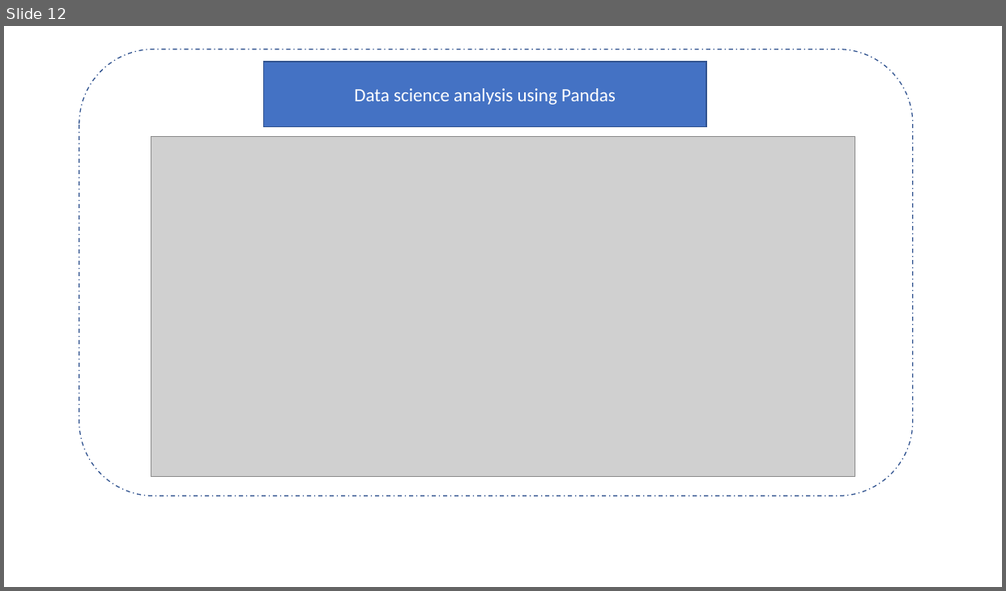
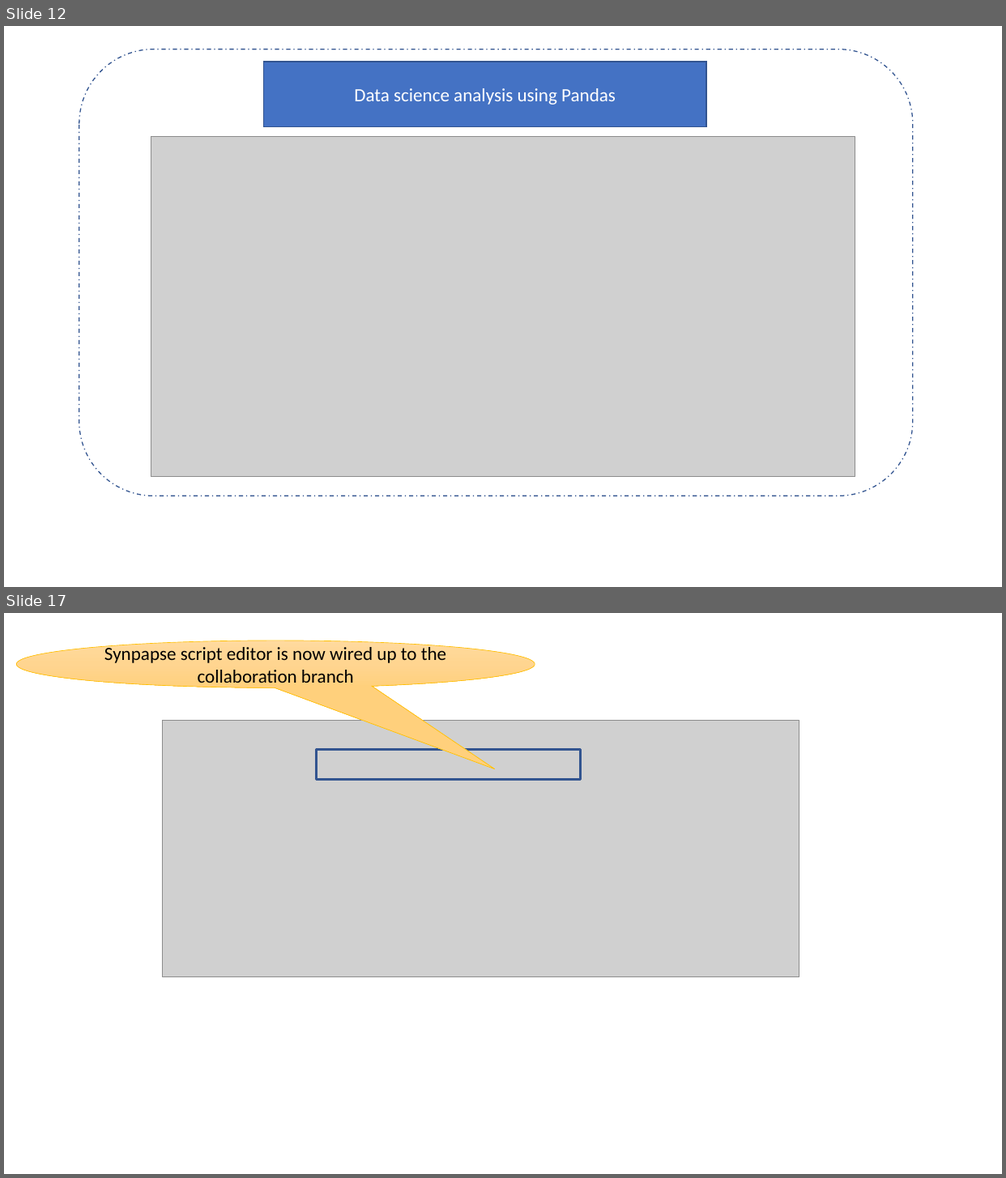
Before and after one commit to sdg002/AzureTrials, a slide deck: synapse-sqlviews-integrationtesting/docs/Synapse-Presentation1.pptx. Shown one above the other, each under a label of ours: slide 12 before the commit, slides 12 and 17 after it; the slides between them are not shown. The pictures are 1006x591 and 1006x1178 pixels, drawn with LibreOffice and Linux fonts; fonts in the diff are those of the drawing; grey boxes stand for pictures. Boxes give left, top, right and bottom in pixels: in the first picture for what was removed or moved away, otherwise in the second. Text is boxed around its words. In the diff, an @@ line names an element or a change of style, - is before the commit and + after.

```diff
--- a/synapse-sqlviews-integrationtesting/docs/Synapse-Presentation1.pptx
+++ b/synapse-sqlviews-integrationtesting/docs/Synapse-Presentation1.pptx
@@ slide 17 added at bbox=[4, 613, 1002, 1174], background #FFFFFF @@
@@ speech bubble added at bbox=[17, 641, 535, 688], fill gradient #FFDB9E to #FFD590 to #FFD07C, outline #FFC000 0.5 pt, 18 pt, text #000000 @@
+Synpapse script editor is now wired up to the collaboration branch
@@ picture added at bbox=[163, 720, 799, 977] @@
@@ rectangle added at bbox=[316, 749, 581, 779], outline #325491 2.25 pt @@
```
Also in this commit, not shown: 4 other slides added, 6 other files.
